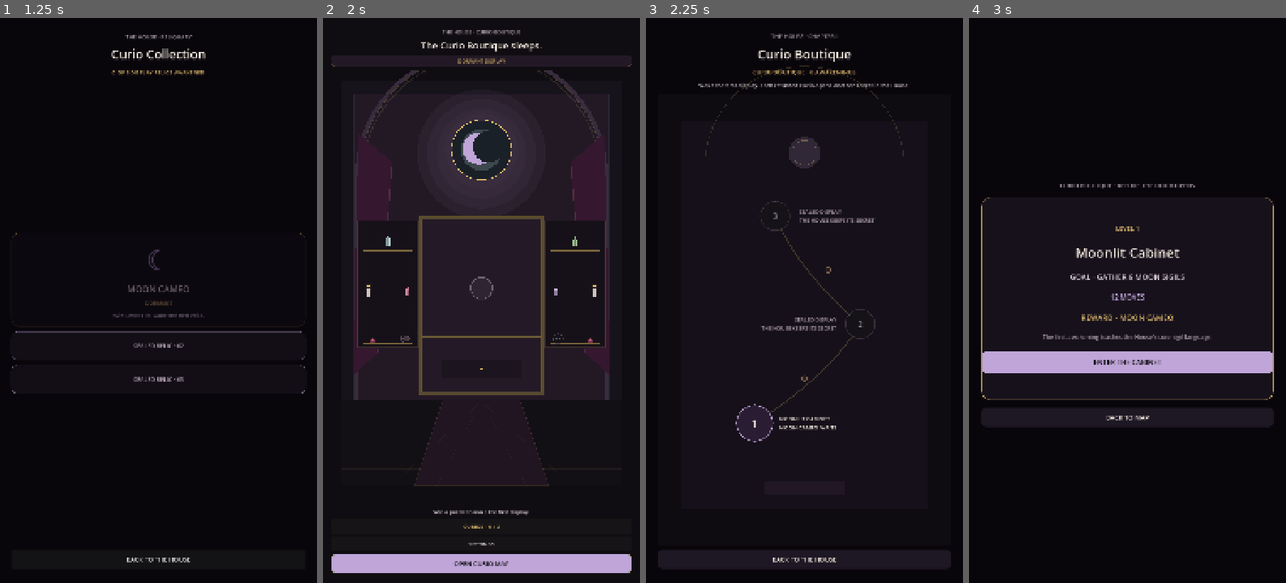
Above: before the commit, frames 1-4 (left to right).
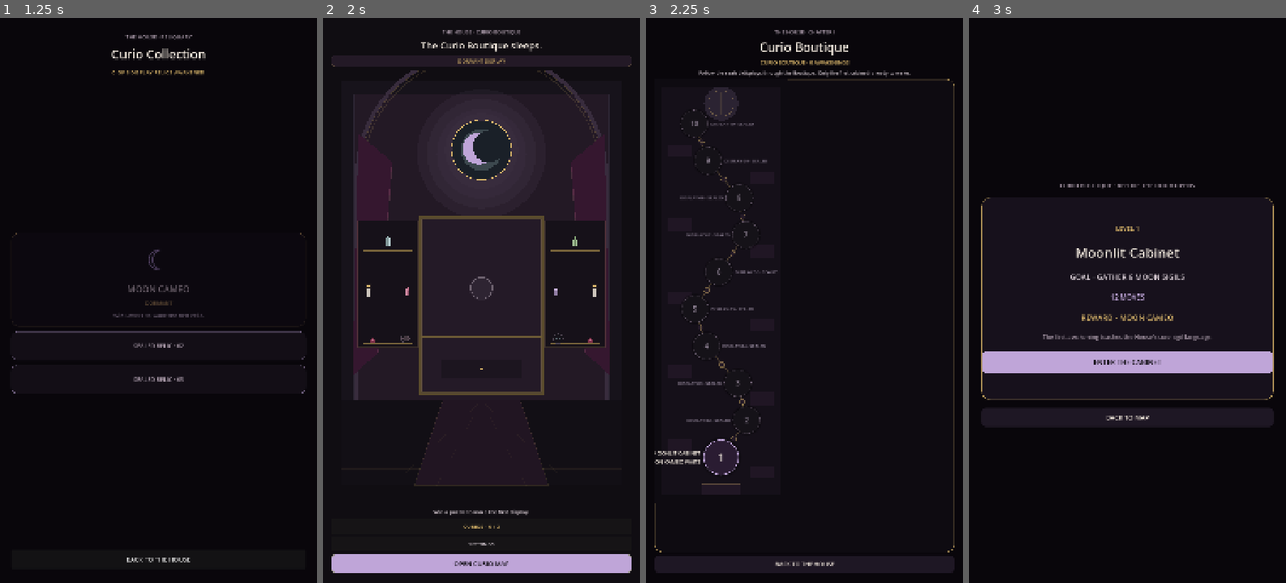
Above: after the commit, the same moments.

Repository: Jay-prodesign/akilta-match3
Game: Godot game, scene res://src/app/app_bootstrap.tscn
Same seed, same stepped clock (60 frames per second), same inputs: the game is played once before the commit and once after it.
Inputs:
- Up to frame 1 (1.25 s): click "CURIOS · 0 / 3" at 0.5 s
- Up to frame 2 (2 s): click "BACK TO THE HOUSE" at 1.25 s
- Up to frame 3 (2.25 s): click "OPEN CURIO MAP" at 2 s
- Up to frame 4 (3 s): click "1" at 2.75 s

Frames 1-2 are identical in both runs. In frame 3, 7.4% of the frame differs, in the area x 2-98%, y 2-99%; in frame 4, nothing differs.

Commit message:
feat: reconcile Curio route map with gated ten-level path

Diff:
--- a/src/ui/map/chapter_map.gd
+++ b/src/ui/map/chapter_map.gd
@@ -5,9 +5,11 @@
 signal level_requested(level_number: int)
 
 @export var canonical_level_cap: int = 1
+@export var visible_route_levels: int = 10
 
 @onready var chapter_progress: Label = $Layout/Progress
-@onready var route_view: Control = $Layout/RoutePanel/RouteView
+@onready var scroll: ScrollContainer = $Layout/RoutePanel/Scroll
+@onready var route_view: Control = $Layout/RoutePanel/Scroll/RouteView
 @onready var back_button: Button = $Layout/Back
 
 var progress
@@ -15,12 +17,20 @@
 func _ready() -> void:
 	back_button.pressed.connect(func(): back_requested.emit())
 	route_view.level_requested.connect(func(level_number: int): level_requested.emit(level_number))
+	route_view.visible_route_levels = visible_route_levels
 	route_view.set_canonical_level_cap(canonical_level_cap)
 	_refresh()
+	call_deferred("_focus_frontier")
 
 func set_progress(value) -> void:
 	progress = value
 	_refresh()
+	call_deferred("_focus_frontier")
+
+func get_level_button(level_number: int) -> Button:
+	if route_view == null or not route_view.has_method("get_level_button"):
+		return null
+	return route_view.get_level_button(level_number)
 
 func _refresh() -> void:
 	if not is_node_ready():
@@ -28,3 +38,10 @@
 	var completed: int = int(progress.completed_levels.size()) if progress != null else 0
 	chapter_progress.text = "CURIO BOUTIQUE · %d AWAKENING%s" % [completed, "" if completed == 1 else "S"]
 	route_view.set_progress(progress)
+
+func _focus_frontier() -> void:
+	if scroll == null or route_view == null:
+		return
+	var target: Button = get_level_button(1)
+	if target != null:
+		scroll.ensure_control_visible(target)
--- a/src/ui/map/chapter_map.tscn
+++ b/src/ui/map/chapter_map.tscn
@@ -45,98 +45,61 @@
 anchors_preset = 15
 anchor_right = 1.0
 anchor_bottom = 1.0
-offset_left = 40.0
-offset_top = 48.0
-offset_right = -40.0
-offset_bottom = -48.0
-theme_override_constants/separation = 16
+offset_left = 30.0
+offset_top = 34.0
+offset_right = -30.0
+offset_bottom = -34.0
+theme_override_constants/separation = 10
 
 [node name="Eyebrow" type="Label" parent="Layout"]
 layout_mode = 2
 theme_override_colors/font_color = Color(0.663, 0.6, 0.659, 1)
-theme_override_font_sizes/font_size = 20
+theme_override_font_sizes/font_size = 18
 text = "THE HOUSE · CHAPTER I"
 horizontal_alignment = 1
 
 [node name="Title" type="Label" parent="Layout"]
 layout_mode = 2
 theme_override_colors/font_color = Color(0.945, 0.91, 0.866, 1)
-theme_override_font_sizes/font_size = 44
+theme_override_font_sizes/font_size = 42
 text = "Curio Boutique"
 horizontal_alignment = 1
 
 [node name="Progress" type="Label" parent="Layout"]
 layout_mode = 2
 theme_override_colors/font_color = Color(0.851, 0.71, 0.416, 1)
-theme_override_font_sizes/font_size = 21
+theme_override_font_sizes/font_size = 18
 text = "CURIO BOUTIQUE · 0 AWAKENINGS"
 horizontal_alignment = 1
 
 [node name="Intro" type="Label" parent="Layout"]
 layout_mode = 2
 theme_override_colors/font_color = Color(0.851, 0.804, 0.835, 1)
-theme_override_font_sizes/font_size = 19
-text = "Wake the first display. Each returned Curio opens another secret in the House."
+theme_override_font_sizes/font_size = 17
+text = "Follow the sealed displays through the Boutique. Only the first cabinet is ready to wake."
 horizontal_alignment = 1
 autowrap_mode = 2
 
 [node name="RoutePanel" type="PanelContainer" parent="Layout"]
-custom_minimum_size = Vector2(0, 720)
 layout_mode = 2
 size_flags_vertical = 3
 theme_override_styles/panel = SubResource("Panel")
 
-[node name="RouteView" type="Control" parent="Layout/RoutePanel"]
+[node name="Scroll" type="ScrollContainer" parent="Layout/RoutePanel"]
+layout_mode = 2
+horizontal_scroll_mode = 0
+vertical_scroll_mode = 1
+
+[node name="RouteView" type="Control" parent="Layout/RoutePanel/Scroll"]
+custom_minimum_size = Vector2(450, 1500)
 layout_mode = 2
 mouse_filter = 0
 script = ExtResource("2_route")
 
-[node name="Level1" type="Button" parent="Layout/RoutePanel/RouteView"]
-offset_right = 126.0
-offset_bottom = 126.0
-text = "1"
-
-[node name="Level2" type="Button" parent="Layout/RoutePanel/RouteView"]
-offset_right = 104.0
-offset_bottom = 104.0
-text = "2"
-disabled = true
-
-[node name="Level3" type="Button" parent="Layout/RoutePanel/RouteView"]
-offset_right = 104.0
-offset_bottom = 104.0
-text = "3"
-disabled = true
-
-[node name="Label1" type="Label" parent="Layout/RoutePanel/RouteView"]
-offset_right = 350.0
-offset_bottom = 58.0
-theme_override_colors/font_color = Color(0.945, 0.91, 0.866, 1)
-theme_override_font_sizes/font_size = 19
-text = "MOONLIT CABINET"
-vertical_alignment = 1
-
-[node name="Label2" type="Label" parent="Layout/RoutePanel/RouteView"]
-offset_right = 350.0
-offset_bottom = 58.0
-theme_override_colors/font_color = Color(0.663, 0.6, 0.659, 1)
-theme_override_font_sizes/font_size = 18
-text = "SEALED DISPLAY"
-horizontal_alignment = 2
-vertical_alignment = 1
-
-[node name="Label3" type="Label" parent="Layout/RoutePanel/RouteView"]
-offset_right = 350.0
-offset_bottom = 58.0
-theme_override_colors/font_color = Color(0.663, 0.6, 0.659, 1)
-theme_override_font_sizes/font_size = 18
-text = "SEALED DISPLAY"
-vertical_alignment = 1
-
 [node name="Back" type="Button" parent="Layout"]
-custom_minimum_size = Vector2(0, 64)
+custom_minimum_size = Vector2(0, 60)
 layout_mode = 2
 theme_override_colors/font_color = Color(0.945, 0.91, 0.866, 1)
-theme_override_font_sizes/font_size = 22
+theme_override_font_sizes/font_size = 20
 theme_override_styles/normal = SubResource("Back")
 text = "BACK TO THE HOUSE"
--- a/src/ui/map/chapter_route_view.gd
+++ b/src/ui/map/chapter_route_view.gd
@@ -11,22 +11,20 @@
 const PLUM := Color("#241A27")
 const INK := Color("#100D12")
 
-@onready var level1: Button = $Level1
-@onready var level2: Button = $Level2
-@onready var level3: Button = $Level3
-@onready var label1: Label = $Label1
-@onready var label2: Label = $Label2
-@onready var label3: Label = $Label3
+@export var canonical_level_cap: int = 1
+@export var visible_route_levels: int = 10
+@export var route_width: float = 450.0
+@export var vertical_spacing: float = 126.0
+@export var top_margin: float = 150.0
+@export var bottom_margin: float = 155.0
 
 var progress
-var canonical_level_cap: int = 1
+var _level_buttons: Dictionary = {}
+var _level_labels: Dictionary = {}
+var _centers: Dictionary = {}
 
 func _ready() -> void:
-	resized.connect(_layout_nodes)
-	level1.pressed.connect(func(): _request(1))
-	level2.pressed.connect(func(): _request(2))
-	level3.pressed.connect(func(): _request(3))
-	_layout_nodes()
+	_build_route()
 	_refresh()
 
 func set_progress(value) -> void:
@@ -37,120 +35,172 @@
 	canonical_level_cap = max(1, value)
 	_refresh()
 
+func get_level_button(level_number: int) -> Button:
+	return _level_buttons.get(level_number) as Button
+
+func get_level_center(level_number: int) -> Vector2:
+	return _centers.get(level_number, Vector2.ZERO) as Vector2
+
+func _build_route() -> void:
+	for child in get_children():
+		child.queue_free()
+	_level_buttons.clear()
+	_level_labels.clear()
+	_centers.clear()
+
+	var content_height := top_margin + bottom_margin + float(max(0, visible_route_levels - 1)) * vertical_spacing
+	custom_minimum_size = Vector2(route_width, content_height)
+	size = custom_minimum_size
+
+	for level_number in range(1, visible_route_levels + 1):
+		var center := _center_for(level_number, content_height)
+		_centers[level_number] = center
+
+		var button := Button.new()
+		button.name = "Level%d" % level_number
+		var diameter := 122.0 if level_number == 1 else 94.0
+		button.position = center - Vector2.ONE * diameter * 0.5
+		button.size = Vector2.ONE * diameter
+		button.focus_mode = Control.FOCUS_ALL
+		button.tooltip_text = _tooltip_for(level_number)
+		button.pressed.connect(func(n := level_number): _request(n))
+		add_child(button)
+		_level_buttons[level_number] = button
+
+		var label := Label.new()
+		label.name = "Label%d" % level_number
+		label.size = Vector2(245.0, 54.0)
+		label.vertical_alignment = VERTICAL_ALIGNMENT_CENTER
+		label.autowrap_mode = TextServer.AUTOWRAP_WORD_SMART
+		label.add_theme_font_size_override("font_size", 18 if level_number == 1 else 15)
+		label.add_theme_color_override("font_color", BONE if level_number == 1 else Color(0.58, 0.53, 0.61, 1))
+		var on_right := center.x < route_width * 0.5
+		if on_right:
+			label.position = Vector2(center.x + diameter * 0.58, center.y - 27.0)
+			label.horizontal_alignment = HORIZONTAL_ALIGNMENT_LEFT
+		else:
+			label.position = Vector2(center.x - diameter * 0.58 - label.size.x, center.y - 27.0)
+			label.horizontal_alignment = HORIZONTAL_ALIGNMENT_RIGHT
+		add_child(label)
+		_level_labels[level_number] = label
+
+	queue_redraw()
+
+func _center_for(level_number: int, content_height: float) -> Vector2:
+	var index := float(level_number - 1)
+	var wave := sin(index * 1.24) * 92.0
+	var x := route_width * 0.5 + wave
+	var y := content_height - bottom_margin - index * vertical_spacing
+	return Vector2(x, y)
+
 func _request(level_number: int) -> void:
 	if level_number <= canonical_level_cap:
 		level_requested.emit(level_number)
 
-func _node_centers() -> Array[Vector2]:
-	return [
-		Vector2(size.x * 0.33, size.y * 0.73),
-		Vector2(size.x * 0.69, size.y * 0.51),
-		Vector2(size.x * 0.40, size.y * 0.27),
-	]
-
-func _layout_nodes() -> void:
-	if not is_node_ready():
+func _refresh() -> void:
+	if not is_node_ready() or _level_buttons.is_empty():
 		return
-	var centers := _node_centers()
-	var buttons: Array[Button] = [level1, level2, level3]
-	var labels: Array[Label] = [label1, label2, label3]
-	for i in range(3):
-		var button_size := Vector2(126.0, 126.0) if i == 0 else Vector2(104.0, 104.0)
-		buttons[i].size = button_size
-		buttons[i].position = centers[i] - button_size * 0.5
-		var label_size := Vector2(350.0, 58.0)
-		labels[i].size = label_size
-		var x := centers[i].x + (82.0 if i != 1 else -432.0)
-		labels[i].position = Vector2(x, centers[i].y - 29.0)
-	queue_redraw()
-
-func _refresh() -> void:
-	if not is_node_ready():
-		return
-	for i in range(3):
-		var level_number := i + 1
-		var button: Button = [level1, level2, level3][i]
-		var label: Label = [label1, label2, label3][i]
+	for raw_level in _level_buttons:
+		var level_number := int(raw_level)
+		var button := _level_buttons[level_number] as Button
+		var label := _level_labels[level_number] as Label
 		var level_id := "ch01_level_%03d" % level_number
 		var completed: bool = progress != null and progress.completed_levels.has(level_id)
 		var open: bool = level_number <= canonical_level_cap
 		button.disabled = not open
-		button.text = str(level_number)
+		button.text = "✓" if completed else str(level_number)
+		button.tooltip_text = _tooltip_for(level_number)
 		label.text = _caption(level_number, completed, open)
 		_apply_node_style(button, completed, open)
 	queue_redraw()
 
+func _tooltip_for(level_number: int) -> String:
+	if level_number == 1:
+		return "Moonlit Cabinet · Moon Cameo"
+	return "Sealed display · Level %d" % level_number
+
 func _caption(level_number: int, completed: bool, open: bool) -> String:
 	if level_number == 1:
-		return "MOONLIT CABINET\n%s" % ("AWAKENED" if completed else "MOON CAMEO WAITS")
+		return "MOONLIT CABINET\n%s" % ("MOON CAMEO AWAKENED" if completed else "MOON CAMEO WAITS")
 	if not open:
-		return "SEALED DISPLAY\nTHE HOUSE KEEPS ITS SECRET"
-	return "DISPLAY %02d\nREADY" % level_number
+		return "DISPLAY %02d · SEALED" % level_number
+	return "DISPLAY %02d · READY" % level_number
 
 func _apply_node_style(button: Button, completed: bool, open: bool) -> void:
 	var box := StyleBoxFlat.new()
-	box.corner_radius_top_left = 63
-	box.corner_radius_top_right = 63
-	box.corner_radius_bottom_left = 63
-	box.corner_radius_bottom_right = 63
-	box.border_width_left = 3
-	box.border_width_top = 3
-	box.border_width_right = 3
-	box.border_width_bottom = 3
+	var radius := 61 if button.name == "Level1" else 47
+	box.set_corner_radius_all(radius)
+	box.set_border_width_all(3 if open else 2)
+	box.shadow_color = Color(0, 0, 0, 0.42)
+	box.shadow_size = 10 if open else 6
 	if completed:
-		box.bg_color = Color("#33213D")
+		box.bg_color = Color("#34223D")
 		box.border_color = GOLD
 	elif open:
 		box.bg_color = Color("#2A1C32")
 		box.border_color = LILAC
 	else:
 		box.bg_color = Color("#151218")
-		box.border_color = Color(0.45, 0.40, 0.48, 0.32)
+		box.border_color = Color(0.48, 0.42, 0.50, 0.30)
 	button.add_theme_stylebox_override("normal", box)
+	button.add_theme_stylebox_override("hover", box)
+	button.add_theme_stylebox_override("pressed", box)
 	button.add_theme_stylebox_override("disabled", box)
-	button.add_theme_color_override("font_color", BONE if open else Color(0.55,0.51,0.57,1))
-	button.add_theme_color_override("font_disabled_color", Color(0.55,0.51,0.57,1))
-	button.add_theme_font_size_override("font_size", 34 if open else 28)
+	button.add_theme_color_override("font_color", BONE if open else Color(0.55, 0.50, 0.57, 1))
+	button.add_theme_color_override("font_disabled_color", Color(0.55, 0.50, 0.57, 1))
+	button.add_theme_font_size_override("font_size", 33 if button.name == "Level1" else 24)
 
 func _draw() -> void:
-	draw_rect(Rect2(Vector2.ZERO, size), Color("#0E0B11"), true)
-
-	# Cabinet-like architectural silhouette makes the map feel like a room/world,
-	# while route and node state remain the only interaction authority.
-	var arch := Rect2(size.x * 0.08, size.y * 0.06, size.x * 0.84, size.y * 0.86)
-	draw_rect(arch, Color("#151019"), true)
-	var arch_line := Color(GOLD); arch_line.a = 0.18
-	draw_rect(arch, arch_line, false, 2.0)
-	draw_arc(Vector2(size.x * 0.50, size.y * 0.16), size.x * 0.34, PI, TAU, 64, arch_line, 3.0)
-
-	# Moon/window cue: world flavor only, deliberately not a gameplay piece.
-	var moon_center := Vector2(size.x * 0.50, size.y * 0.13)
-	var moon := Color(LILAC); moon.a = 0.16
-	draw_circle(moon_center, 54.0, moon)
-	draw_arc(moon_center, 42.0, 0.0, TAU, 48, Color(GOLD, 0.35), 2.0)
-
-	var centers := _node_centers()
-	var route_points: PackedVector2Array = PackedVector2Array()
-	for segment in range(2):
-		var a: Vector2 = centers[segment]
-		var b: Vector2 = centers[segment + 1]
-		var control := Vector2((a.x + b.x) * 0.5 + (80.0 if segment == 0 else -70.0), (a.y + b.y) * 0.5)
-		for step in range(21):
-			var t := float(step) / 20.0
-			var p := a * pow(1.0 - t, 2.0) + control * 2.0 * (1.0 - t) * t + b * t * t
-			route_points.append(p)
-	var route_color := Color(GOLD); route_color.a = 0.24
+	var content := Rect2(Vector2.ZERO, size)
+	draw_rect(content, Color("#0E0B11"), true)
+
+	# Long cabinet architecture: world context behind the interaction layer.
+	var wall := Rect2(22.0, 26.0, maxf(0.0, size.x - 44.0), maxf(0.0, size.y - 52.0))
+	draw_rect(wall, Color("#151019"), true)
+	var wall_line := Color(GOLD)
+	wall_line.a = 0.14
+	draw_rect(wall, wall_line, false, 2.0)
+
+	# Moon window crowns the sealed route.
+	var moon_center := Vector2(size.x * 0.50, 82.0)
+	var moon_glow := Color(LILAC)
+	moon_glow.a = 0.13
+	draw_circle(moon_center, 58.0, moon_glow)
+	draw_arc(moon_center, 44.0, 0.0, TAU, 48, Color(GOLD, 0.34), 2.0)
+	draw_line(moon_center + Vector2(-38, 0), moon_center + Vector2(38, 0), Color(GOLD, 0.12), 1.0)
+	draw_line(moon_center + Vector2(0, -38), moon_center + Vector2(0, 38), Color(GOLD, 0.12), 1.0)
+
+	# Route rises from the House threshold through all ten numbered displays.
+	var route_points := PackedVector2Array()
+	for level_number in range(1, visible_route_levels + 1):
+		route_points.append(get_level_center(level_number))
+	var route_color := Color(GOLD)
+	route_color.a = 0.28
 	if route_points.size() > 1:
 		draw_polyline(route_points, route_color, 4.0, true)
 
-	# Small occult route seals replace generic map stars.
-	for p in [Vector2(size.x*0.50,size.y*0.63), Vector2(size.x*0.58,size.y*0.39)]:
-		draw_circle(p, 10.0, Color("#241A27"))
-		draw_arc(p, 10.0, 0.0, TAU, 20, Color(GOLD,0.46), 2.0)
-		draw_line(p + Vector2(-5,0), p + Vector2(5,0), Color(GOLD,0.40), 1.5)
-		draw_line(p + Vector2(0,-5), p + Vector2(0,5), Color(GOLD,0.40), 1.5)
-
-	# Entry threshold at the bottom.
-	var threshold := Rect2(size.x*0.36, size.y*0.86, size.x*0.28, 46.0)
+	# House-native route seals replace generic three-star/candy-map shorthand.
+	for level_number in range(1, visible_route_levels):
+		var a := get_level_center(level_number)
+		var b := get_level_center(level_number + 1)
+		var p := a.lerp(b, 0.5)
+		draw_circle(p, 9.0, PLUM)
+		draw_arc(p, 9.0, 0.0, TAU, 20, Color(GOLD, 0.46), 2.0)
+		draw_line(p + Vector2(-4.5, 0), p + Vector2(4.5, 0), Color(GOLD, 0.34), 1.2)
+		draw_line(p + Vector2(0, -4.5), p + Vector2(0, 4.5), Color(GOLD, 0.34), 1.2)
+
+	# Narrow shelf/alcove hints prevent the scroll from feeling like an empty list.
+	for shelf_index in range(5):
+		var y := 220.0 + float(shelf_index) * 250.0
+		var left := Rect2(42.0, y, 82.0, 44.0)
+		var right := Rect2(size.x - 124.0, y + 92.0, 82.0, 44.0)
+		draw_rect(left, Color("#201624"), true)
+		draw_rect(right, Color("#201624"), true)
+		draw_line(left.position + Vector2(0, left.size.y), left.end, Color(GOLD, 0.15), 1.5)
+		draw_line(right.position + Vector2(0, right.size.y), right.end, Color(GOLD, 0.15), 1.5)
+
+	# Entry threshold anchors Level 1 to the House below.
+	var first_center := get_level_center(1)
+	var threshold := Rect2(size.x * 0.35, first_center.y + 90.0, size.x * 0.30, 38.0)
 	draw_rect(threshold, Color("#211725"), true)
-	draw_line(threshold.position, threshold.position + Vector2(threshold.size.x,0), Color(GOLD,0.32), 2.0)
+	draw_line(threshold.position, threshold.position + Vector2(threshold.size.x, 0), Color(GOLD, 0.30), 2.0)
Not shown, changed: docs/engineering/first-party-reuse.md
